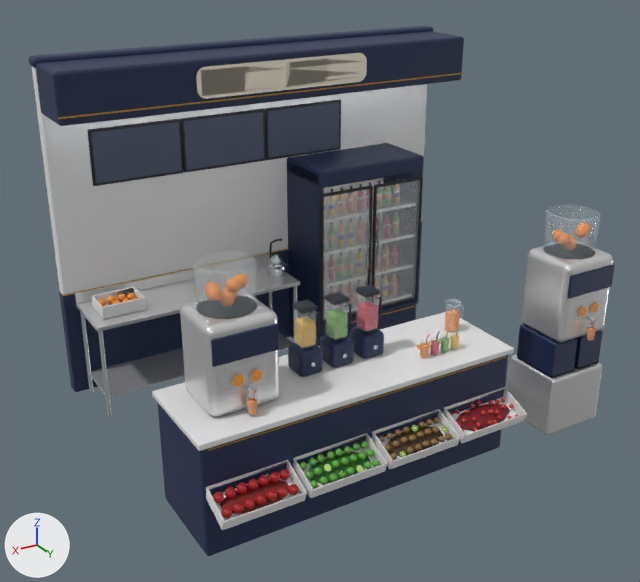
The FBX model unity/CheckoutSimulator/ArtSource/fixture_tiers/export/sector-sucos_T3.fbx as it was, and as the next commit left it.
Before and after are seen from a 50 mm lens placed at (3.78, 5.94, 4.17), pointed at (0.22, 0.0, 1.2). The axes (+X, +Y, +Z) are drawn at lower left. The lights are the same throughout. The picture after the commit comes second.

Names of what the first picture shows: 'Body'.
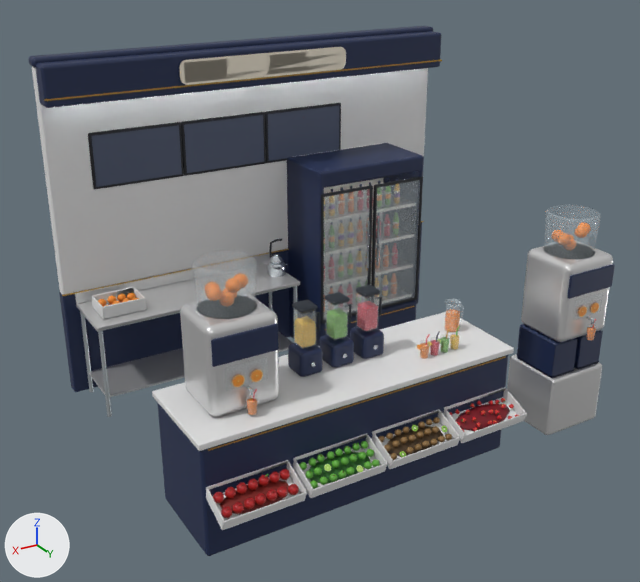
What differs and where, as boxes [x1, y1, x2, y2] in the pictures (640 x 582 px; the box of a moved part takes in the faces that stretch with it):
part 1 of me_sector_sucos_t3_body_001, moved or reshaped: before [184, 112, 264, 170]; after [184, 115, 264, 173]
part 2 of me_sector_sucos_t3_body_001, deleted: before [201, 56, 363, 95]
part 3 of me_sector_sucos_t3_body_001, moved or reshaped: before [36, 31, 464, 186]; after [36, 31, 442, 189]
part 4 of me_sector_sucos_t3_body_001, surface changed: before [39, 37, 464, 126]; after [39, 33, 441, 108]

Edits to the bpy script that builds the scene:
```text
Change me_sector_sucos_t3_body_001:
    used by ob_body; location = (0.0, 0.0, 0.0)
    remove me_sector_sucos_t3_body_001.from_pydata(...)  # 14021 vertices, 16777 faces; spans x -2.02..2.02, y -1.63..1.55, z 0.0..3.08
    add me_sector_sucos_t3_body_001.from_pydata(...)  # 13997 vertices, 16751 faces; spans x -2.02..2.02, y -1.63..1.55, z 0.0..3.08
    me_sector_sucos_t3_body_001 part 1: the loose piece of 4 vertices spanning x -0.05..0.75, y -1.49, z 1.98..2.42 is moved by (0.0, 0.0, -0.03)
    me_sector_sucos_t3_body_001 part 2: the loose piece of 4 vertices spanning x -0.8..0.8, y -0.93, z 2.75..2.96 is deleted
    me_sector_sucos_t3_body_001 part 3: 388 vertices moved from x -2.01..2.01, y -1.58..-0.93, z 1.95..3.04 to x -2.01..2.01, y -1.58..-1.28, z 1.92..3.04; 20 vertices removed from x 0.29..0.41, y -1.58..-1.54, z 2.14..2.25; 24 vertices added at x -0.8..0.8, y -1.58..-1.28, z 2.12..2.97
    me_sector_sucos_t3_body_001 part 4: 100 kept faces spanning x -2.0..2.0, y -1.51..-1.28, z 2.7..3.04 get new texture (UV) coordinates
    other edits to the shape of me_sector_sucos_t3_body_001 do not show in these pictures
```
